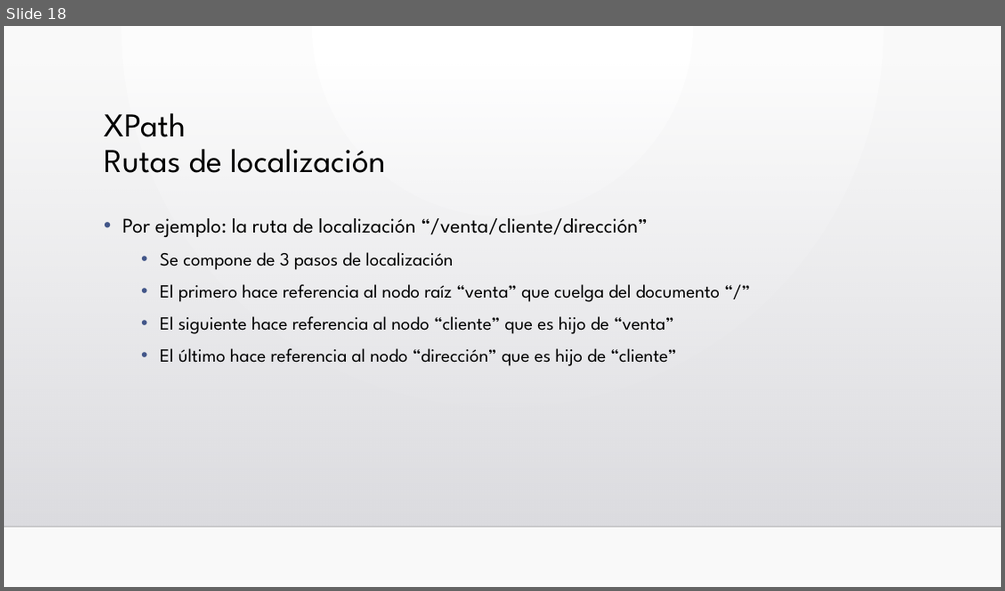
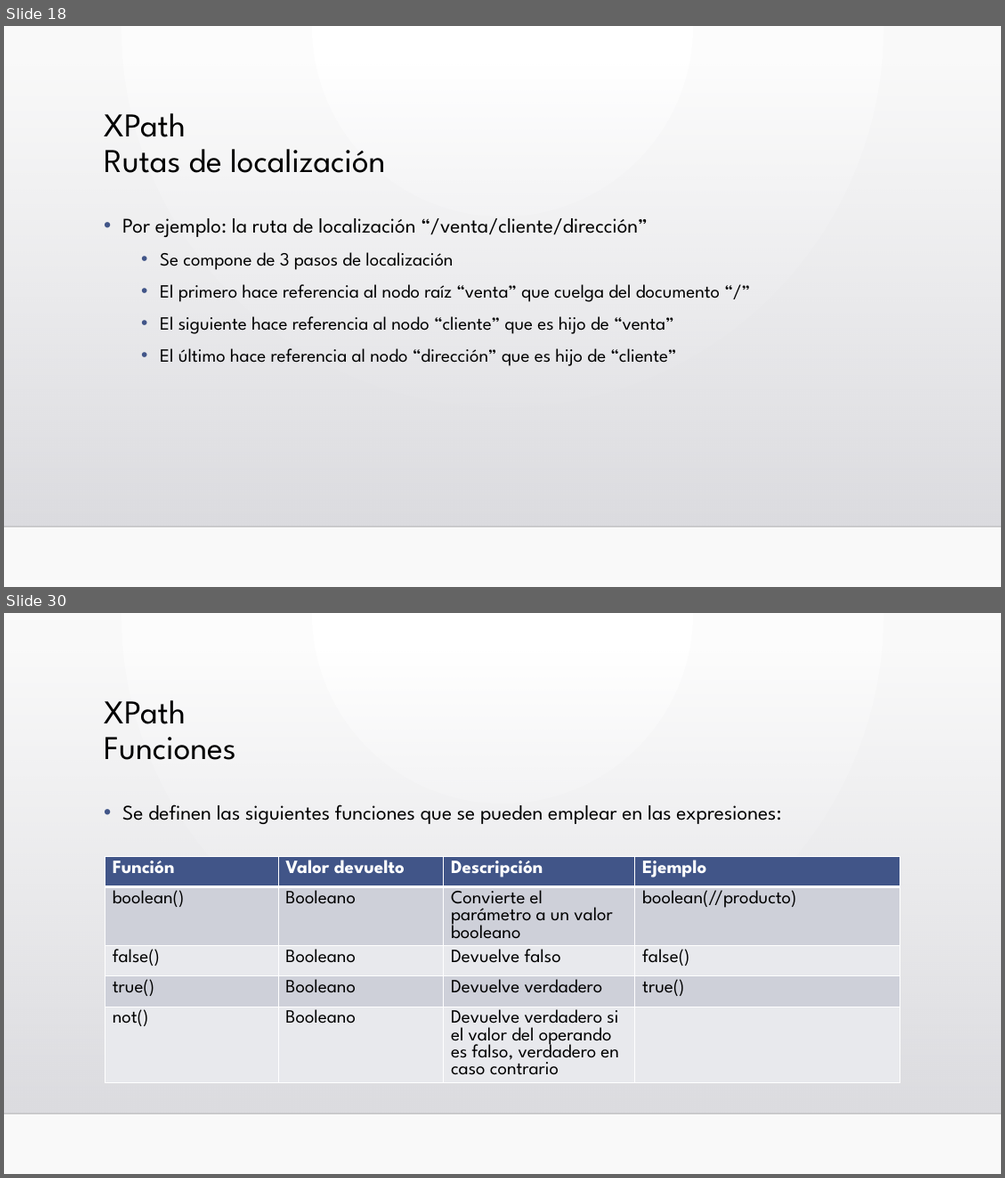
Before and after one commit to llllJokerllll/Lima, a slide deck: Unidad3/UD 03.3 XPath.pptx. Shown one above the other, each under a label of ours: slide 18 before the commit, slides 18 and 30 after it; the slides between them are not shown. The pictures are 1005x591 and 1005x1178 pixels, drawn with LibreOffice and Linux fonts; fonts in the diff are those of the drawing; background and template pictures are left out. Boxes give left, top, right and bottom in pixels: in the first picture for what was removed or moved away, otherwise in the second. Text is boxed around its words. In the diff, an @@ line names an element or a change of style, - is before the commit and + after.

```diff
--- a/Unidad3/UD 03.3 XPath.pptx
+++ b/Unidad3/UD 03.3 XPath.pptx
@@ slide 30 added at [4,613,1001,1174], background gradient #FFFFFF to #FAFAFA; not listed: 2 template elements that a slide beside it also shows @@
@@ title added at [104,700,236,760], 32 pt, text #000000 @@
+XPath
+Funciones
@@ text added at [122,804,781,824], 20 pt, text #000000 @@
+• Se definen las siguientes funciones que se pueden emplear en las expresiones:
@@ table added at [105,856,900,1163], 5 rows, 4 columns @@
+Función | Valor devuelto | Descripción | Ejemplo
+boolean() | Booleano | Convierte el parámetro a un valor booleano | boolean(//producto)
+false() | Booleano | Devuelve falso | false()
+true() | Booleano | Devuelve verdadero | true()
+not() | Booleano | Devuelve verdadero si el valor del operando es falso, verdadero en caso contrario | 
```
Also in this commit, not shown: 23 other slides added, 1 slide removed, 3 other files.
